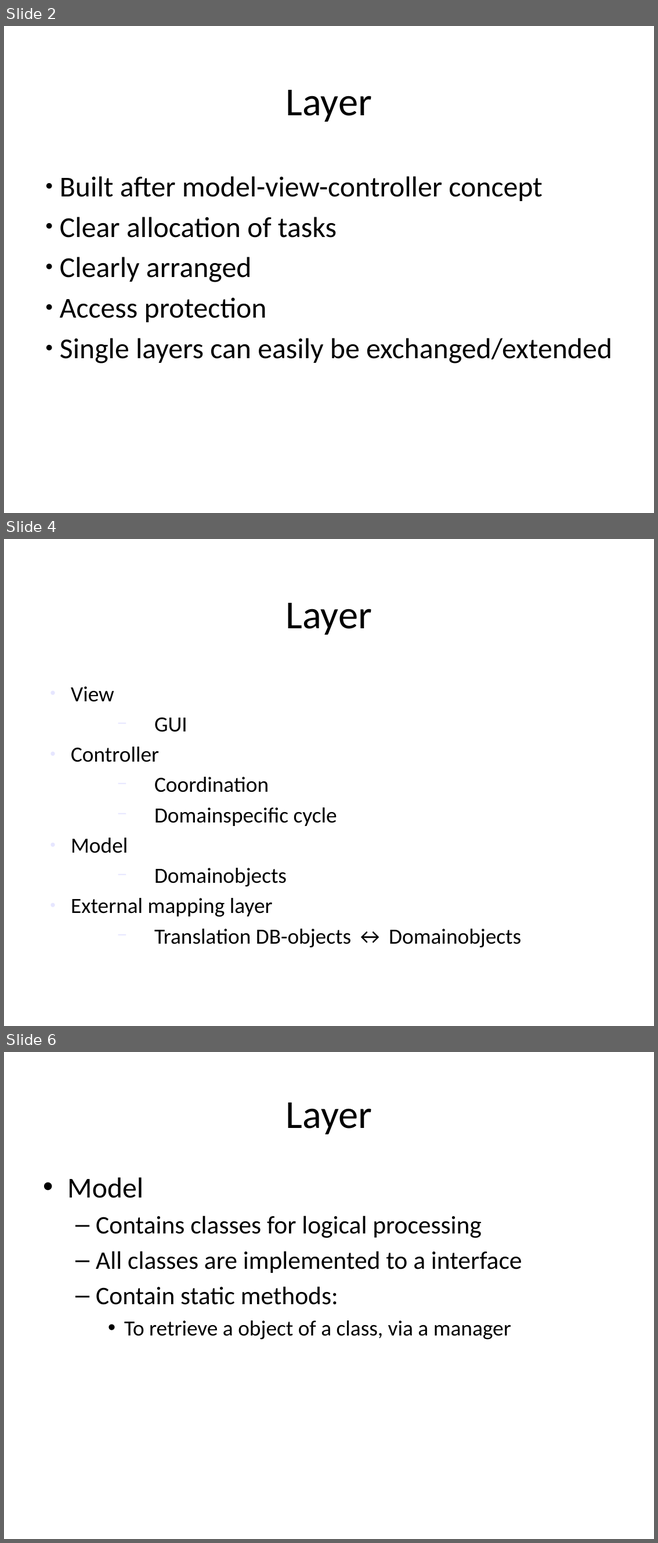
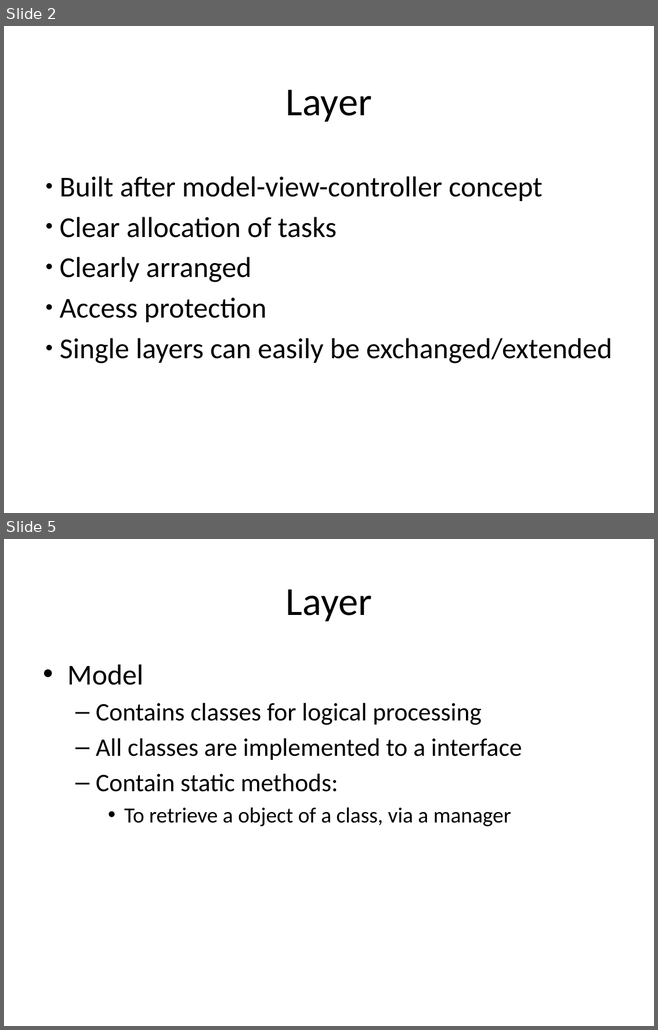
Before and after one commit to markusmo/HotelSoftware, a slide deck: Documentation/Praesentation/content/praesentation_teil_markus.pptx. Shown one above the other, each under a label of ours: slides 2, 4 and 6 before the commit, slides 2 and 5 after it; the slides between them are not shown. The pictures are 658x1543 and 658x1030 pixels, drawn with LibreOffice and Linux fonts; fonts in the diff are those of the drawing. Boxes give left, top, right and bottom in pixels: in the first picture for what was removed or moved away, otherwise in the second. Text is boxed around its words. In the diff, an @@ line names an element or a change of style, - is before the commit and + after.

```diff
--- a/Documentation/Praesentation/content/praesentation_teil_markus.pptx
+++ b/Documentation/Praesentation/content/praesentation_teil_markus.pptx
@@ slide 4 removed at (x1=4, y1=539, x2=654, y2=1026), background #FFFFFF @@
@@ title removed at (x1=286, y1=603, x2=372, y2=635) @@
-Layer
@@ text removed at (x1=71, y1=686, x2=521, y2=948) @@
-● View
-  − GUI
-● Controller
-  − Coordination
-  − Domainspecific cycle
-● Model
-  − Domainobjects
-● External mapping layer
-  − Translation DB-objects ↔ Domainobjects
@@ what was slide 6 is now slide 5 @@
```
Also in this commit, not shown: 3 slides changed, 1 slide added, 1 other file.
